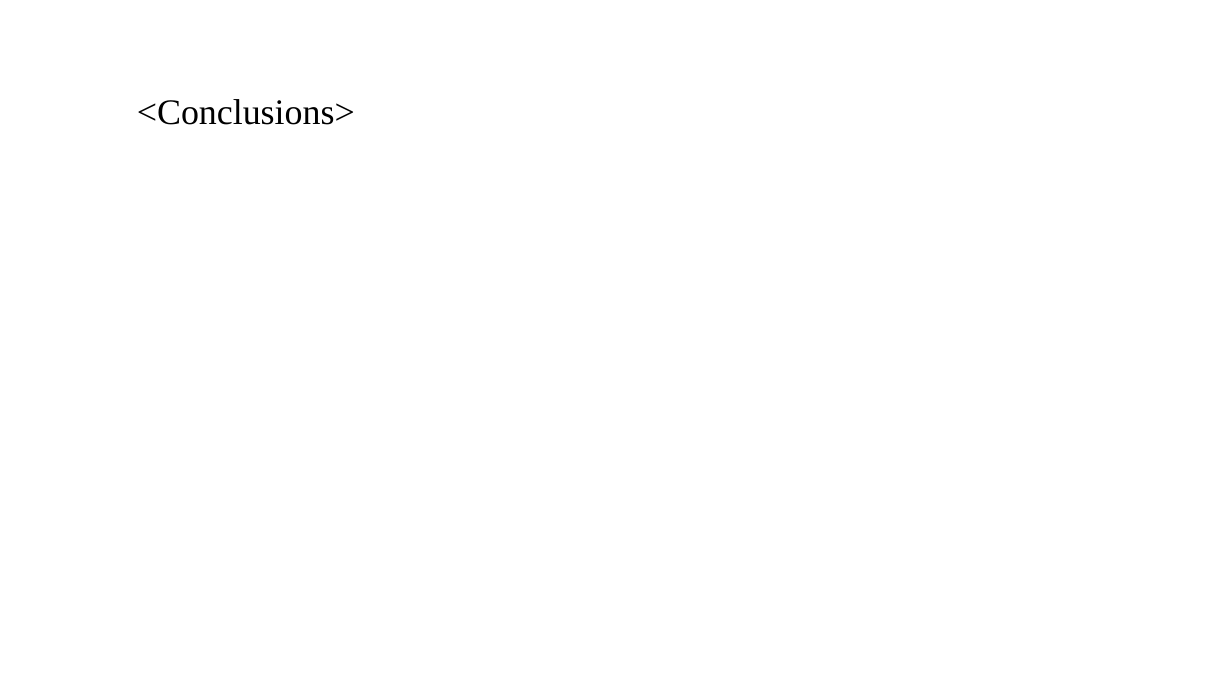
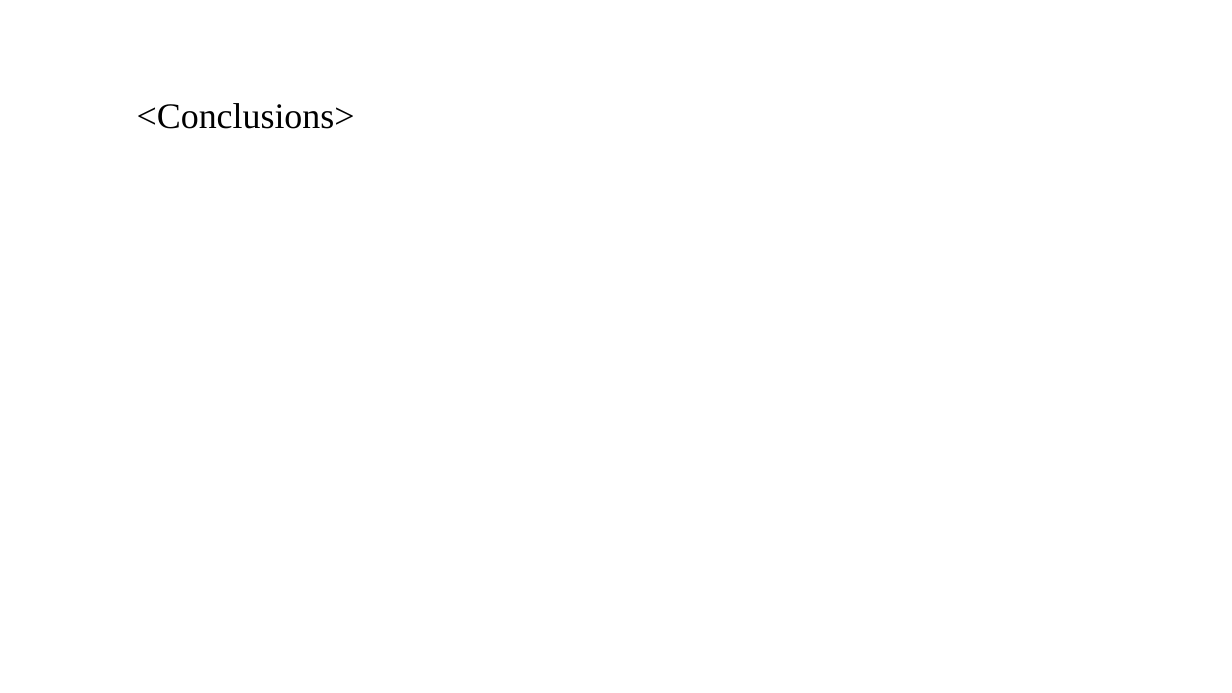
Before and after one commit to santhoshpkumar/Spark-Funds-Investment-CaseStudy, a slide deck: slide 10 of Spark Funds Presentation.pptx. Drawn at 1232x693 pixels with LibreOffice and Linux fonts; fonts in the diff are those of the drawing; background and template pictures are left out. Boxes give left, top, right and bottom in pixels: in the first picture for what was removed or moved away, otherwise in the second. Text is boxed around its words. In the diff, an @@ line names an element or a change of style, - is before the commit and + after.

```diff
--- a/Spark Funds Presentation.pptx
+++ b/Spark Funds Presentation.pptx
@@ text "<Conclusions>" at (137,103,355,129): line spacing 0.9 to 1 @@
```
Also in this commit, not shown: 9 other slides changed, 3 other files.
